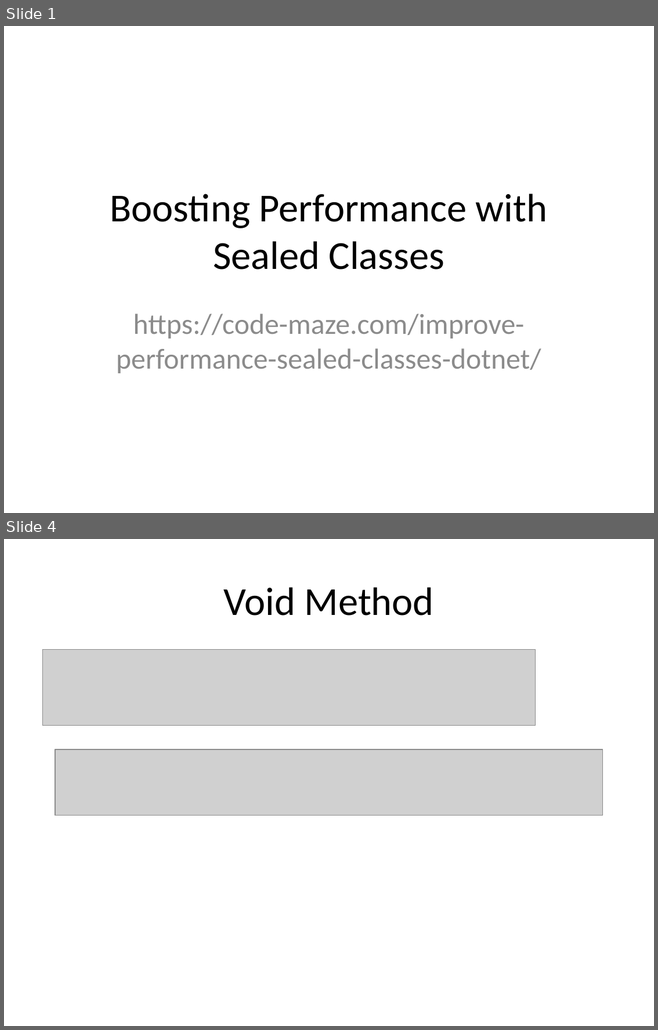
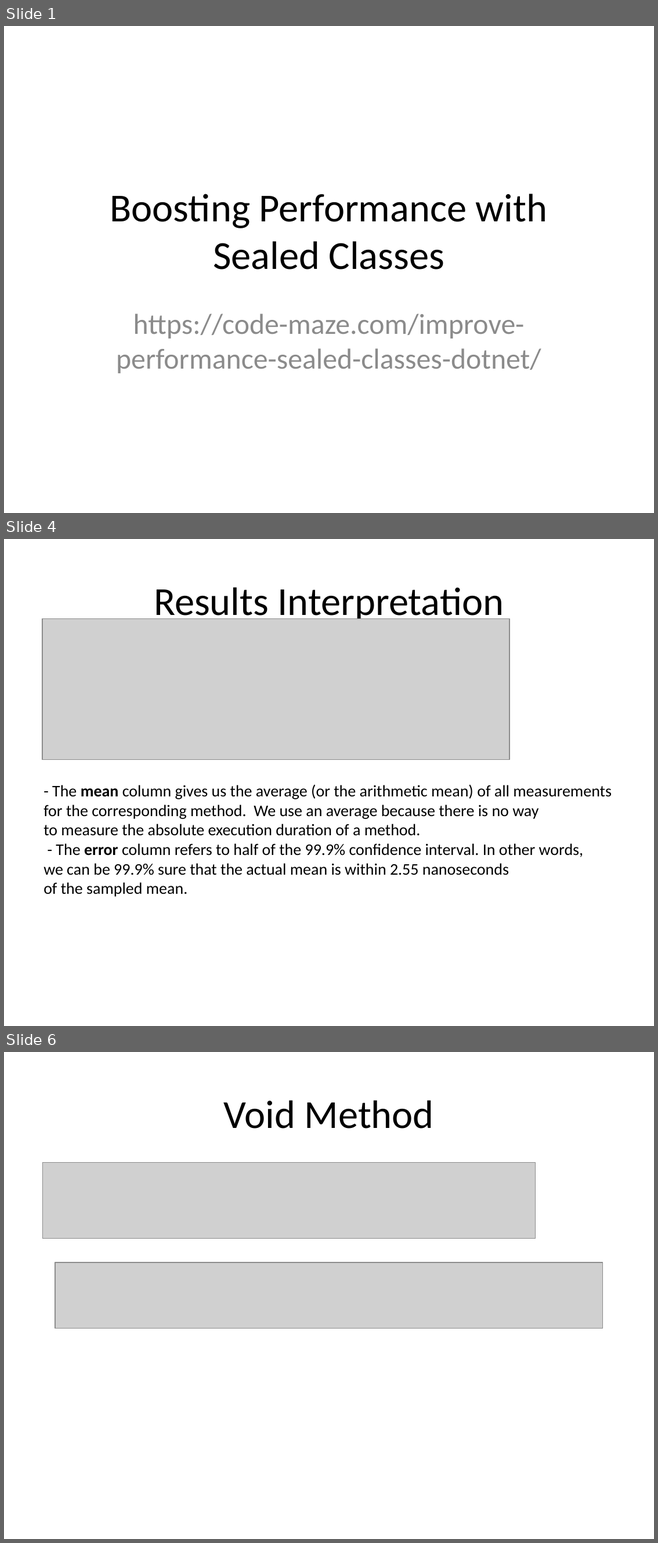
Before and after one commit to vantale/SOLID.DesignPatterns, a slide deck: SOLID.DesignPatterns/Singleton/Sealed/Boosting Performance with Sealed Classes.pptx. Shown one above the other, each under a label of ours: slides 1 and 4 before the commit, slides 1, 4 and 6 after it; the slides between them are not shown. The pictures are 658x1030 and 658x1543 pixels, drawn with LibreOffice and Linux fonts; fonts in the diff are those of the drawing; grey boxes stand for pictures. Boxes give left, top, right and bottom in pixels: in the first picture for what was removed or moved away, otherwise in the second. Text is boxed around its words. In the diff, an @@ line names an element or a change of style, - is before the commit and + after.

```diff
--- a/SOLID.DesignPatterns/Singleton/Sealed/Boosting Performance with Sealed Classes.pptx
+++ b/SOLID.DesignPatterns/Singleton/Sealed/Boosting Performance with Sealed Classes.pptx
@@ slide 4 added at (x1=4, y1=539, x2=654, y2=1026), background #FFFFFF @@
@@ title added at (x1=154, y1=587, x2=504, y2=624), 44 pt, text #000000 @@
+Results Interpretation
@@ picture added at (x1=42, y1=619, x2=509, y2=759) @@
@@ text added at (x1=43, y1=784, x2=611, y2=897), 18 pt, text #000000 @@
+- The mean column gives us the average (or the arithmetic mean) of all measurements
+for the corresponding method. We use an average because there is no way
+to measure the absolute execution duration of a method.
+- The error column refers to half of the 99.9% confidence interval. In other words,
+we can be 99.9% sure that the actual mean is within 2.55 nanoseconds
+of the sampled mean.
@@ what was slide 4 is now slide 6 @@
```
Also in this commit, not shown: 1 slide changed, 9 other slides added, 2 slides removed, 2 other files.
